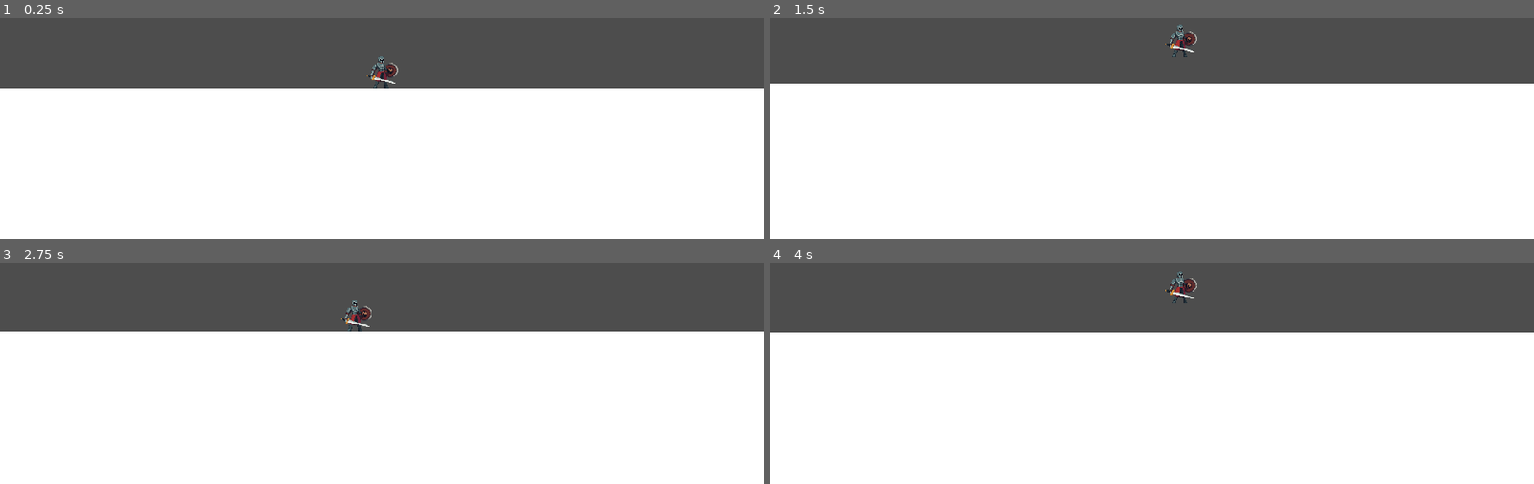
Above: before the commit, frames 1-4 (two rows, left to right).
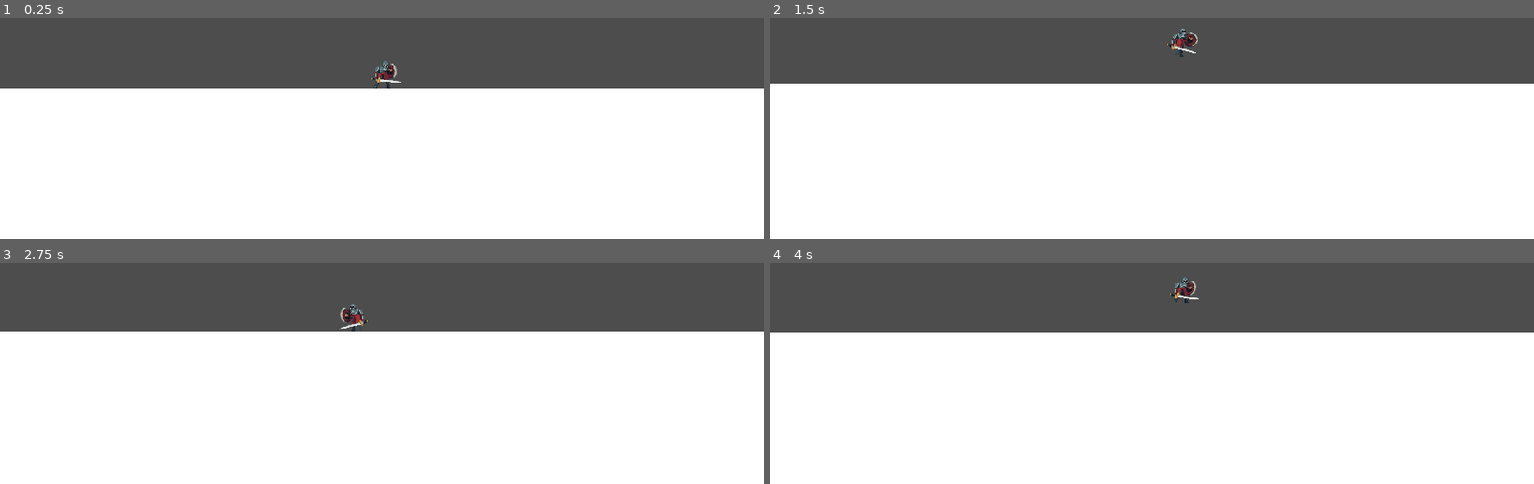
Above: after the commit, the same moments.

Repository: RandomComradee/2DPLATFORMER
Game: Godot game, scene res://Levels/leveltest.tscn
Same seed, same stepped clock (60 frames per second), same inputs: the game is played once before the commit and once after it. The project has no main scene, so this scene is started directly.
Inputs:
- Up to frame 1 (0.25 s): no input
- Up to frame 2 (1.5 s): hold E (latch) 0.53-1.28 s; hold D (right) from 0.53 s (still down); tap Space (jump) at 0.77, 0.8, 1.07, 1.35 s
- Up to frame 3 (2.75 s): tap Space (jump) at 1.52, 1.82, 2.3 s; tap E (latch) at 1.55 s; release D (right) at 2.03 s; hold A (left) from 2.03 s (still down); tap Alt (dash) at 2.1 s
- Up to frame 4 (4 s): release A (left) at 2.78 s; hold D (right) from 2.78 s (still down); tap E (latch) at 2.85 s; tap Space (jump) at 3.02, 3.32, 3.77, 3.8 s; tap Q (roll) at 3.6 s

The runs differ from the first frame. In frame 1, 0.2% of the frame differs, in the area x 48-53%, y 17-32%; in frame 2, 0.2%; in frame 3, 0.3%, in the area x 44-49%, y 16-32%; in frame 4, 0.3%.
Error before the commit: Parse Error: Cannot infer the type of "moving" variable because the value doesn't have a set type. (res://Scripts/AnimationStateMachine.gd:140)

Commit message:
Fix type inference errors - explicit typing for all vars

Diff:
--- a/2d-platformer/Scripts/AnimationStateMachine.gd
+++ b/2d-platformer/Scripts/AnimationStateMachine.gd
@@ -137,21 +137,23 @@
 		sprite.scale.x = -sprite_scale.x
 
 	# State calculations
-	var moving := abs(vel.x) > 10.0
-	var at_max_speed := abs(vel.x) >= max_speed * 0.8
-	var rising := vel.y < -50.0
-	var falling := vel.y > 50.0
-	var at_apex := !rising and !falling and !on_floor
+	var vel_x_abs: float = absf(vel.x)
+	var moving: bool = vel_x_abs > 10.0
+	var at_max_speed: bool = vel_x_abs >= max_speed * 0.8
+	var rising: bool = vel.y < -50.0
+	var falling: bool = vel.y > 50.0
+	var at_apex: bool = !rising and !falling and !on_floor
 
 	# Detect transitions
-	var just_landed := on_floor and !prev_on_floor
-	var just_left_ground := !on_floor and prev_on_floor
-	var just_touched_wall := on_wall and !prev_on_wall and !on_floor
-	var just_started_crouch := crouching and !prev_crouching
-	var just_stopped_crouch := !crouching and prev_crouching
-	var just_reached_max := at_max_speed and !prev_at_max_speed and prev_moving
-	var just_stopped := !moving and prev_moving
-	var direction_changed := prev_moving and moving and sign(vel.x) != sign(prev_velocity_x) and abs(prev_velocity_x) > 10.0
+	var just_landed: bool = on_floor and !prev_on_floor
+	var just_left_ground: bool = !on_floor and prev_on_floor
+	var just_touched_wall: bool = on_wall and !prev_on_wall and !on_floor
+	var just_started_crouch: bool = crouching and !prev_crouching
+	var just_stopped_crouch: bool = !crouching and prev_crouching
+	var just_reached_max: bool = at_max_speed and !prev_at_max_speed and prev_moving
+	var just_stopped: bool = !moving and prev_moving
+	var prev_vel_abs: float = absf(prev_velocity_x)
+	var direction_changed: bool = prev_moving and moving and sign(vel.x) != sign(prev_velocity_x) and prev_vel_abs > 10.0
 
 	# Determine target state
 	var target: State = current_state
--- a/2d-platformer/Ultimate 2D Platformer Controller v1.0.3/UltimatePlatformerController.gd
+++ b/2d-platformer/Ultimate 2D Platformer Controller v1.0.3/UltimatePlatformerController.gd
@@ -337,11 +337,11 @@
 		_jumpWasPressed = false
 
 func _wallJump() -> void:
-	var hKick := abs(_jumpMagnitude * cos(wallKickAngle * PI / 180))
-	var vKick := abs(_jumpMagnitude * sin(wallKickAngle * PI / 180))
+	var hKick: float = absf(_jumpMagnitude * cos(wallKickAngle * PI / 180))
+	var vKick: float = absf(_jumpMagnitude * sin(wallKickAngle * PI / 180))
 	velocity.y = -vKick
-	var latchHold := Input.is_action_pressed("latch")
-	var dir := -1 if (wallLatchingModifer and latchHold) else 1
+	var latchHold: bool = Input.is_action_pressed("latch")
+	var dir: int = -1 if (wallLatchingModifer and latchHold) else 1
 	velocity.x = (-hKick if _wasMovingR else hKick) * dir
 	if inputPauseAfterWallJump > 0:
 		_moveInputEnabled = Vector2(false, false)
